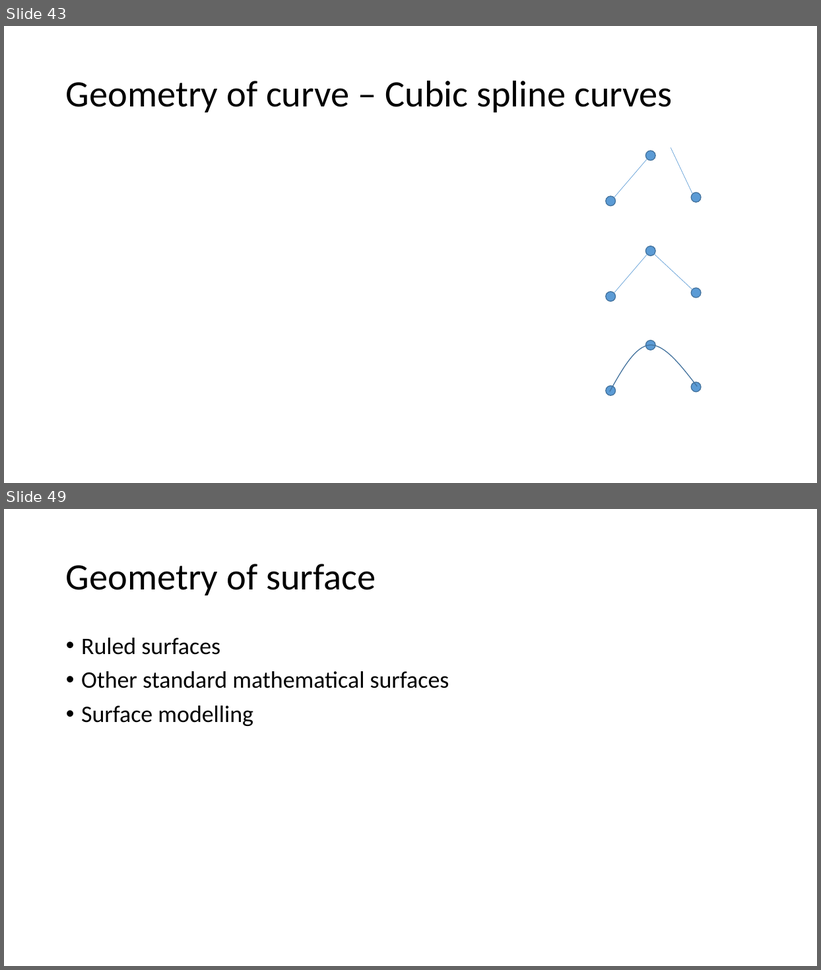
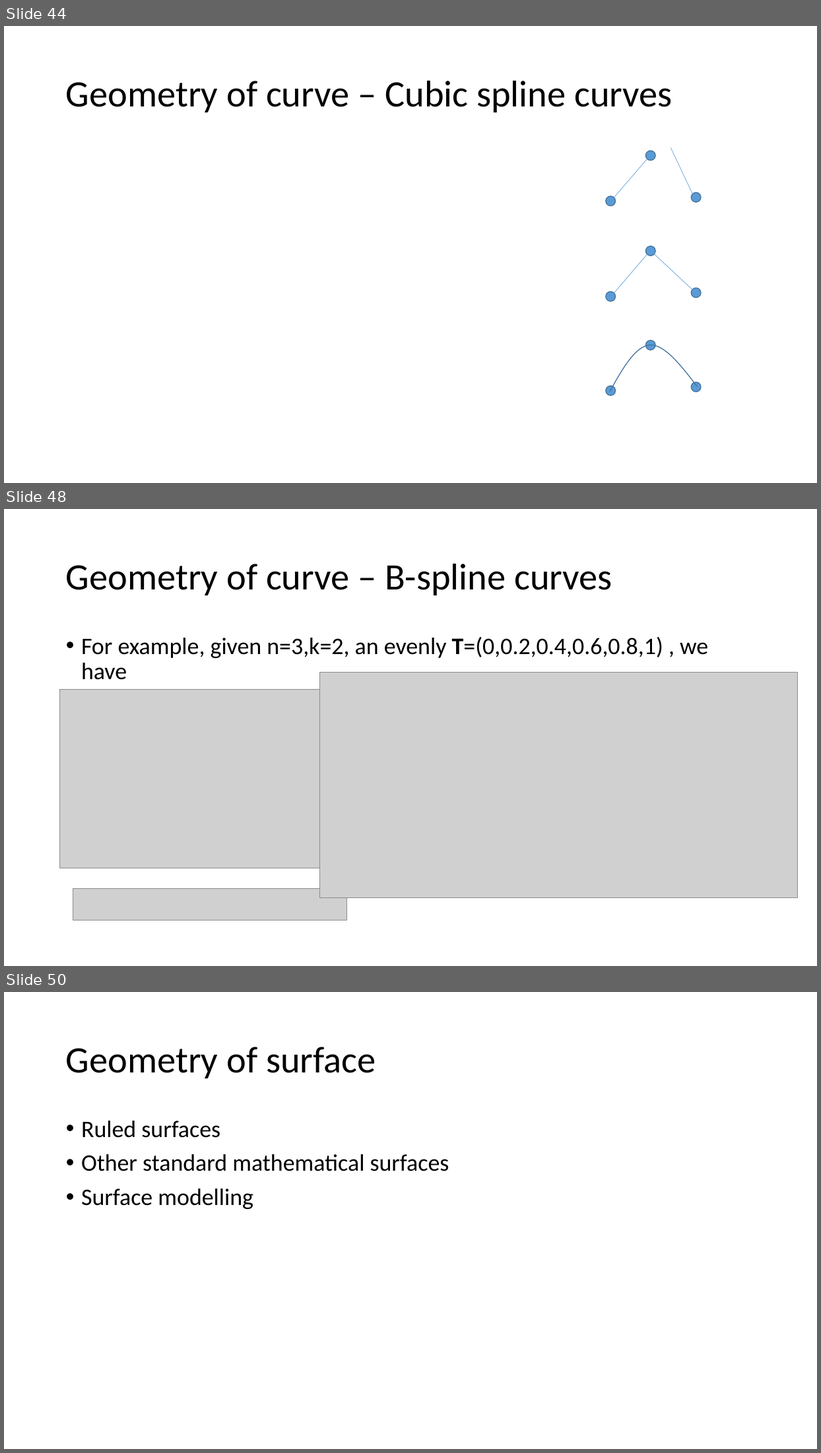
Before and after one commit to Jinny-Ching/cad_cam_course, a slide deck: CAD_CAM.pptx. Shown one above the other, each under a label of ours: slides 43 and 49 before the commit, slides 44, 48 and 50 after it; the slides between them are not shown. The pictures are 821x970 and 821x1453 pixels, drawn with LibreOffice and Linux fonts; fonts in the diff are those of the drawing; grey boxes stand for pictures. Boxes give left, top, right and bottom in pixels: in the first picture for what was removed or moved away, otherwise in the second. Text is boxed around its words. In the diff, an @@ line names an element or a change of style, - is before the commit and + after.

```diff
--- a/CAD_CAM.pptx
+++ b/CAD_CAM.pptx
@@ slide 48 added at (4,509,817,966), background #FFFFFF @@
@@ title added at (66,563,613,595), 44 pt, text #000000 @@
+Geometry of curve – B-spline curves
@@ text added at (81,637,708,680), 28 pt, text #000000 @@
+• For example, given n=3,k=2, an evenly T=(0,0.2,0.4,0.6,0.8,1) , we have
@@ picture added at (320,673,798,898) @@
@@ picture added at (60,690,360,868) @@
@@ picture added at (73,889,347,920) @@
@@ what was slide 43 is now slide 44 @@
@@ what was slide 49 is now slide 50 @@
```
Also in this commit, not shown: 4 slides changed, 1 other slide added, 1 slide removed.
